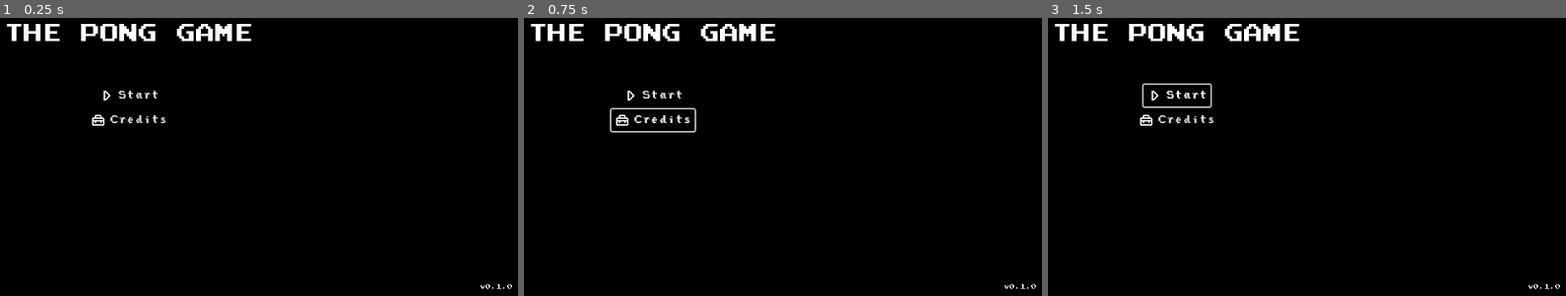
Above: before the commit, frames 1-3 (left to right).
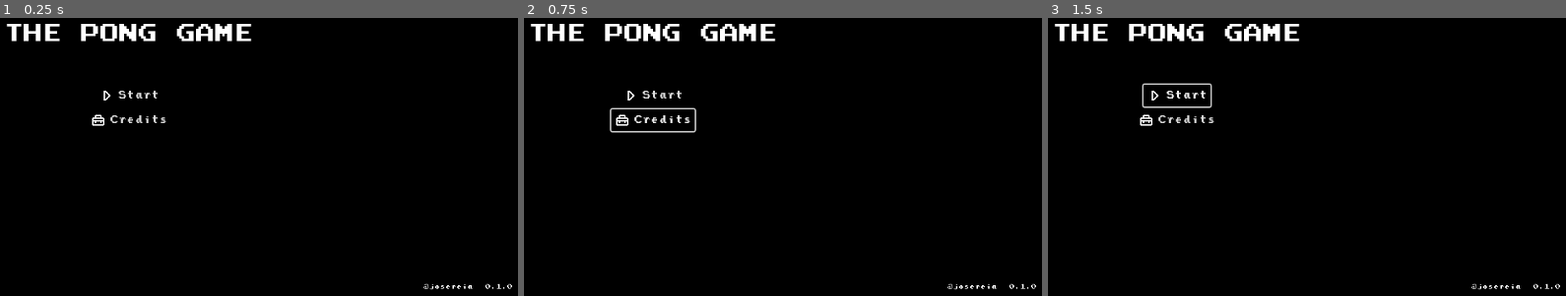
Above: after the commit, the same moments.

Repository: josereia/the_pong_game
Game: Godot game, scene res://scenes/main.tscn
Same seed, same stepped clock (60 frames per second), same inputs: the game is played once before the commit and once after it.
Inputs:
- Up to frame 1 (0.25 s): no input
- Up to frame 2 (0.75 s): click "Credits" at 0.5 s
- Up to frame 3 (1.5 s): click "Start" at 1.25 s

The runs differ from the first frame. In frame 1, less than 0.1% of the frame differs, in the area x 81-94%, y 95-98%; in frame 2, less than 0.1%; in frame 3, less than 0.1%.

Commit message:
feat(scenes/main): add credit label and load game version

Diff:
--- a/scenes/main.tscn
+++ b/scenes/main.tscn
@@ -1,10 +1,12 @@
-[gd_scene load_steps=4 format=3 uid="uid://blpyqrycddmlj"]
+[gd_scene load_steps=5 format=3 uid="uid://blpyqrycddmlj"]
 
 [ext_resource type="Theme" uid="uid://cgyjt8d4iodac" path="res://styles/theme.tres" id="1_luhml"]
+[ext_resource type="Script" path="res://scripts/main.gd" id="1_xt7vi"]
 [ext_resource type="Texture2D" uid="uid://b12ierx2ee0h" path="res://assets/play.png" id="2_jfqm4"]
 [ext_resource type="Texture2D" uid="uid://chixswvfni3fn" path="res://assets/suitcase.png" id="5_uf8sb"]
 
 [node name="Main" type="Node2D"]
+script = ExtResource("1_xt7vi")
 
 [node name="ColorRect" type="ColorRect" parent="."]
 custom_minimum_size = Vector2(1152, 648)
@@ -55,12 +57,23 @@
 flat = true
 
 [node name="Version" type="Label" parent="."]
-offset_left = 1089.0
+offset_left = 1093.0
 offset_top = 619.0
-offset_right = 1137.0
+offset_right = 1141.0
 offset_bottom = 642.0
 theme = ExtResource("1_luhml")
 theme_override_font_sizes/font_size = 8
-text = "v0.1.0"
+text = "v0.0.0"
 horizontal_alignment = 1
 vertical_alignment = 1
+
+[node name="Credits" type="Label" parent="."]
+offset_left = 1007.0
+offset_top = 619.0
+offset_right = 1079.0
+offset_bottom = 642.0
+theme = ExtResource("1_luhml")
+theme_override_font_sizes/font_size = 8
+text = "@josereia"
+horizontal_alignment = 1
+vertical_alignment = 1
--- /dev/null
+++ b/scripts/main.gd
@@ -0,0 +1,11 @@
+extends Node2D
+
+func _ready() -> void:
+	$Version.text = getGameVersion()
+
+func _process(delta: float) -> void:
+	pass
+
+func getGameVersion() -> String:
+	var version = ProjectSettings.get_setting("application/config/version")
+	return version
